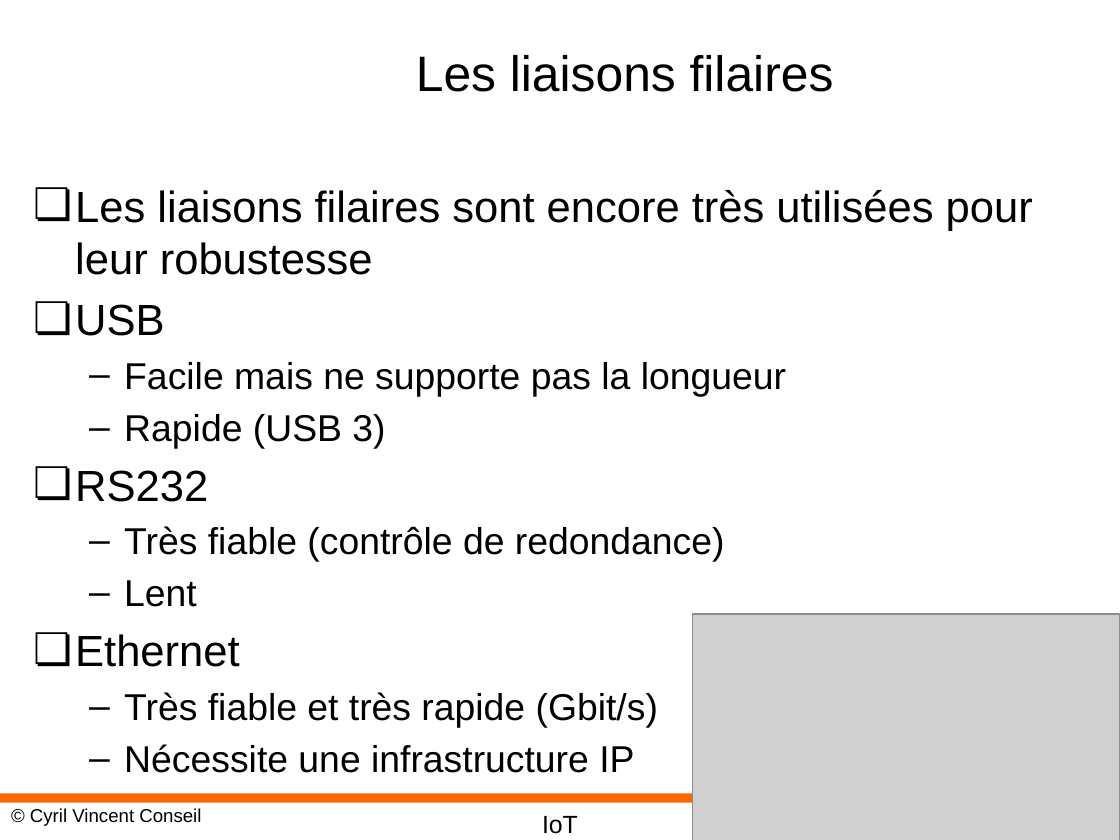
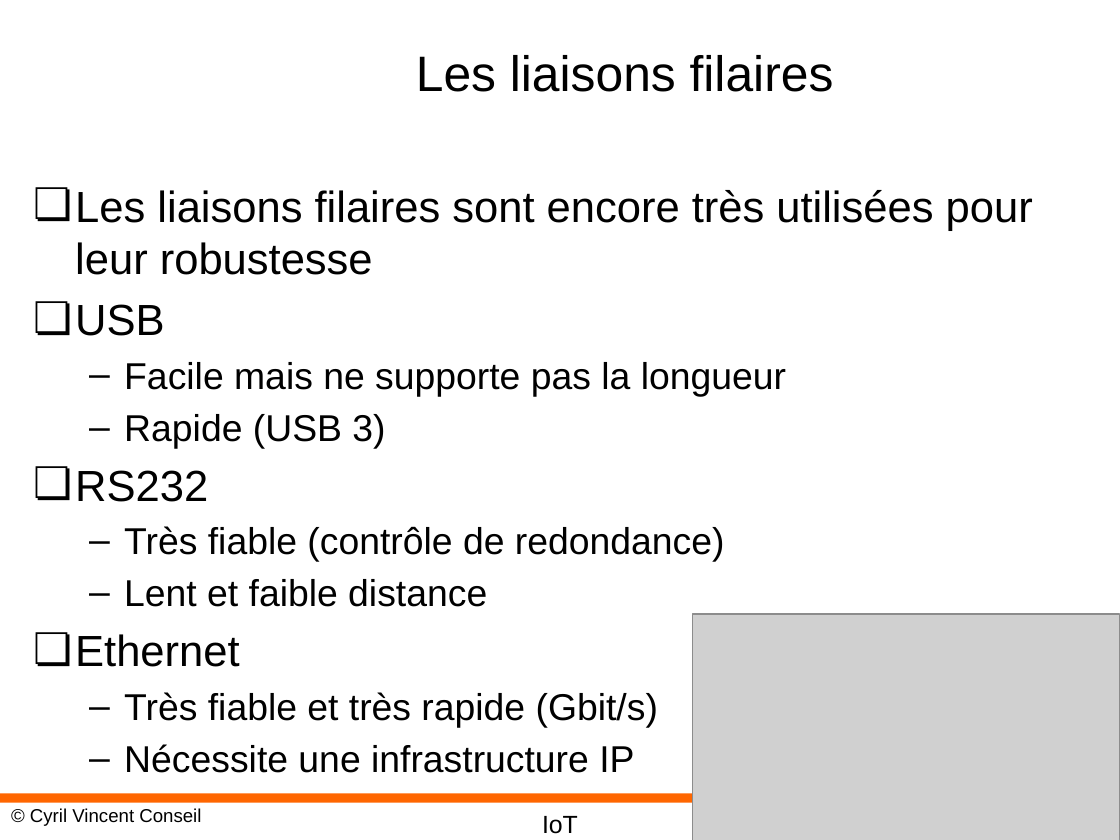
Before and after one commit to cyrilvincent/IoT, a slide deck: slide 2 of ppt/IoT08-Wire.pptx. Drawn at 1120x840 pixels with LibreOffice and Linux fonts; fonts in the diff are those of the drawing; grey boxes stand for pictures; background and template pictures are left out. Boxes give left, top, right and bottom in pixels: in the first picture for what was removed or moved away, otherwise in the second. Text is boxed around its words. In the diff, an @@ line names an element or a change of style, - is before the commit and + after.

```diff
--- a/ppt/IoT08-Wire.pptx
+++ b/ppt/IoT08-Wire.pptx
@@ text at [124,579,487,607]: text changed @@
-  – Lent
+  – Lent et faible distance
```
Also in this commit, not shown: 8 other files.
